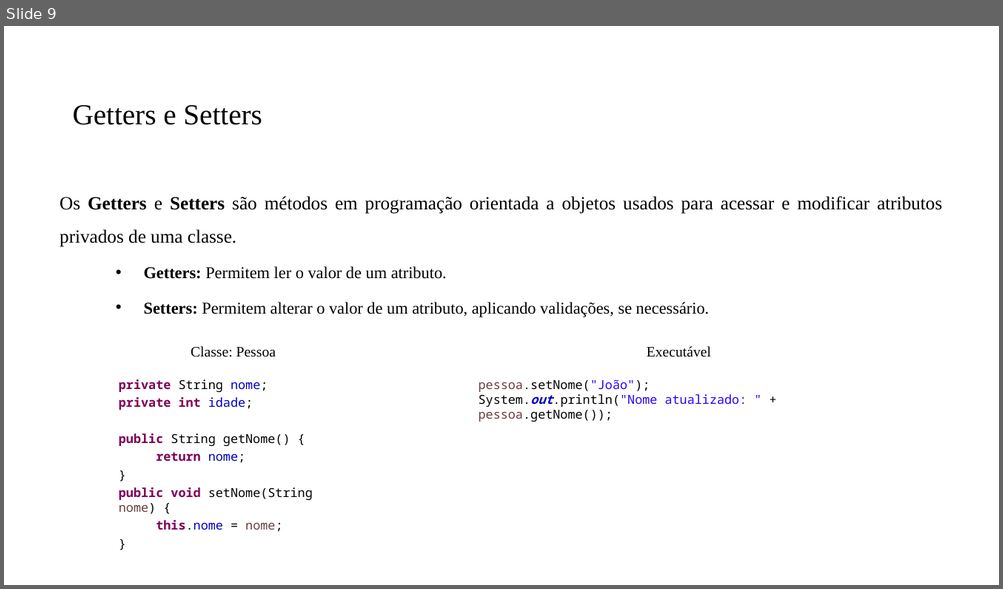
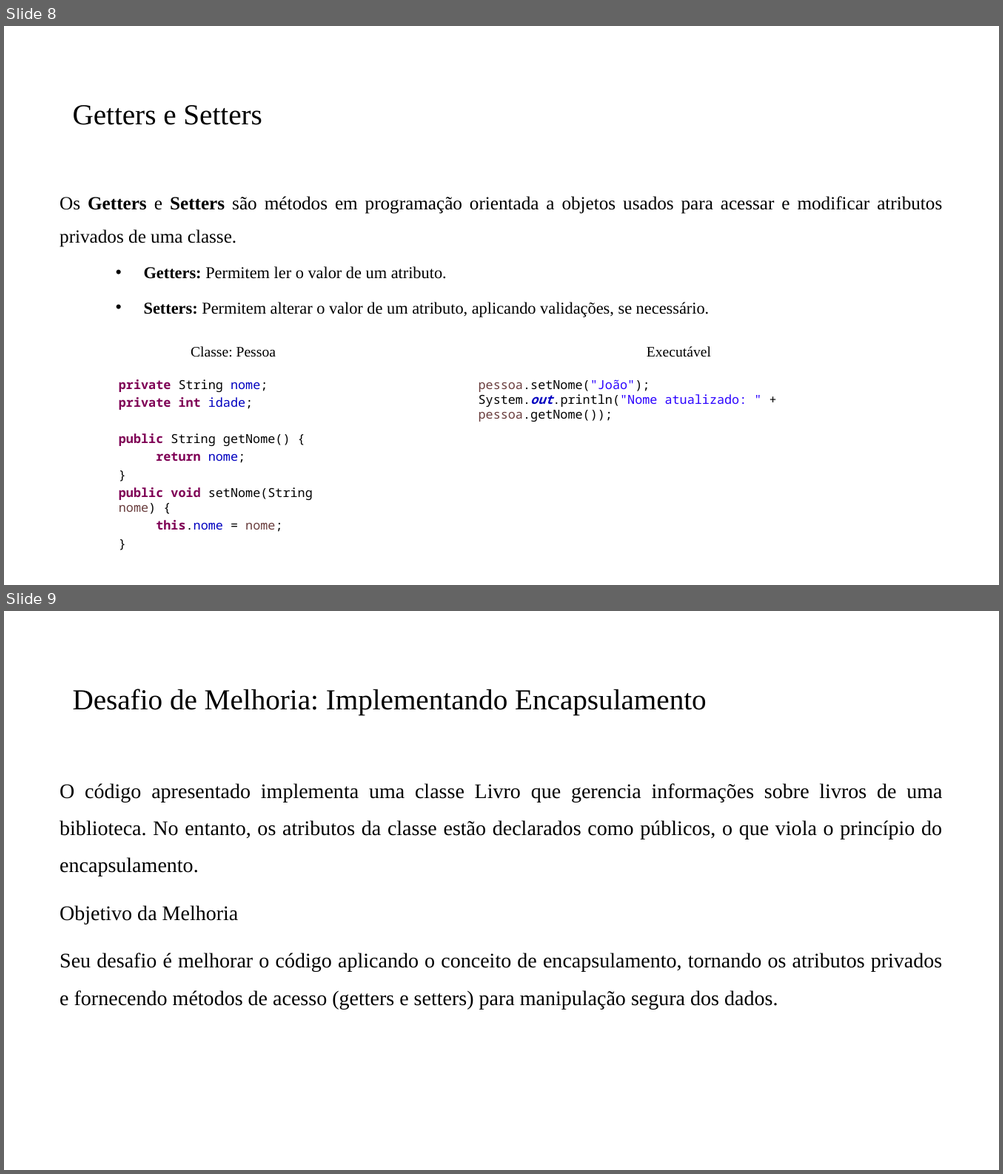
Before and after one commit to PedroMiho/UMC, a slide deck: Projetos de Software/Aula 08 - Encapsulamento POO/Encapsulamento POO.pptx. Shown one above the other, each under a label of ours: slide 9 before the commit, slides 8 and 9 after it. The pictures are 1003x589 and 1003x1174 pixels, drawn with LibreOffice and Linux fonts; fonts in the diff are those of the drawing; background and template pictures are left out. Boxes give left, top, right and bottom in pixels: in the first picture for what was removed or moved away, otherwise in the second. Text is boxed around its words. In the diff, an @@ line names an element or a change of style, - is before the commit and + after.

```diff
--- a/Projetos de Software/Aula 08 - Encapsulamento POO/Encapsulamento POO.pptx
+++ b/Projetos de Software/Aula 08 - Encapsulamento POO/Encapsulamento POO.pptx
@@ slide 9 added at (x1=4, y1=611, x2=999, y2=1170), background #FFFFFF @@
@@ title added at (x1=73, y1=689, x2=706, y2=715), 28 pt, text #000000 @@
+Desafio de Melhoria: Implementando Encapsulamento
@@ text added at (x1=60, y1=783, x2=942, y2=1009), 20 pt, text #000000 @@
+O código apresentado implementa uma classe Livro que gerencia informações sobre livros de uma biblioteca. No entanto, os atributos da classe estão declarados como públicos, o que viola o princípio do encapsulamento.
+Objetivo da Melhoria
+Seu desafio é melhorar o código aplicando o conceito de encapsulamento, tornando os atributos privados e fornecendo métodos de acesso (getters e setters) para manipulação segura dos dados.
@@ what was slide 9 is now slide 8 @@
```
Also in this commit, not shown: 3 other slides added, 15 other files.
